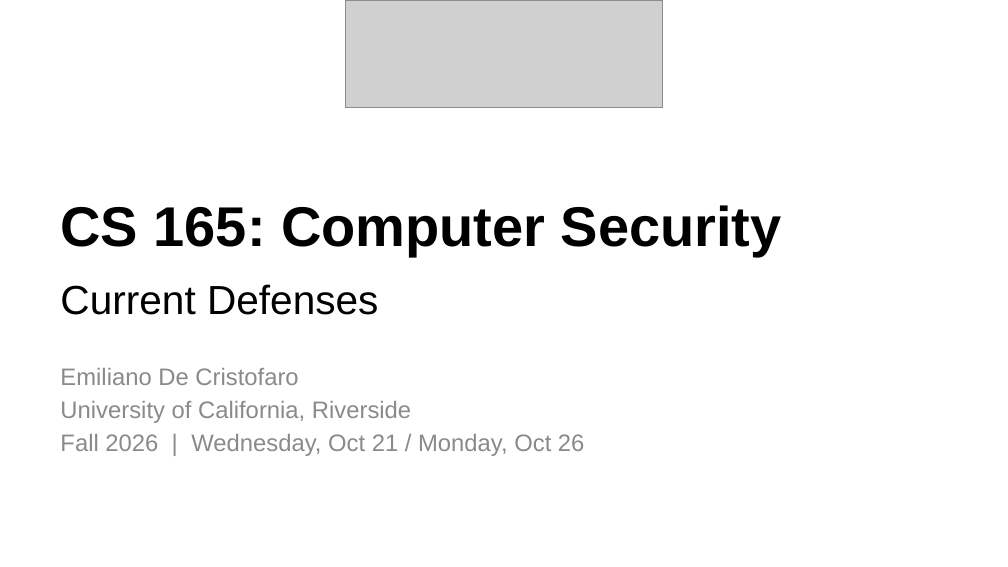
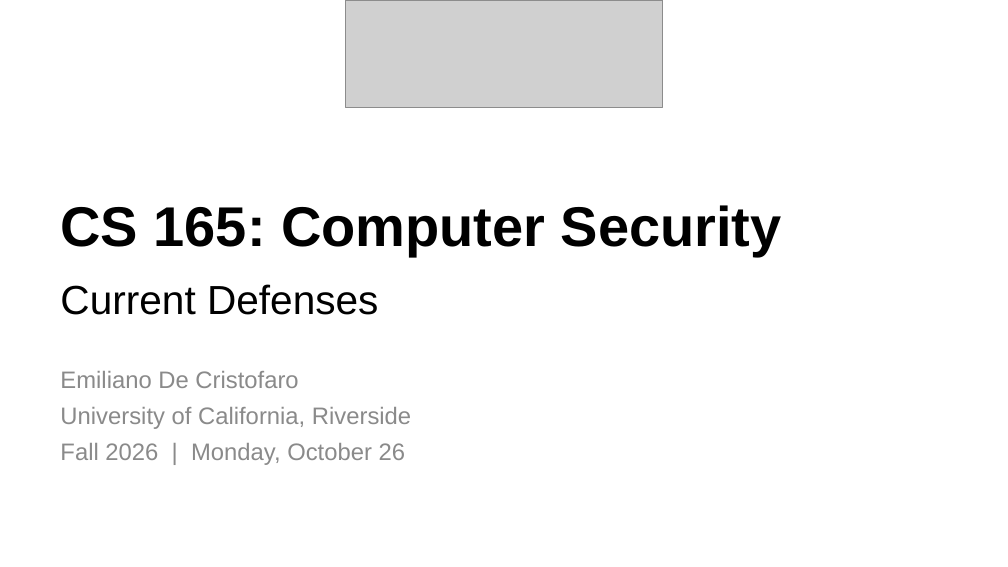
Before and after one commit to Sizvy/CS165_F26_labs, a slide deck: slide 1 of edc_slides/09_current_defenses.pptx. Drawn at 1008x567 pixels with LibreOffice and Linux fonts; fonts in the diff are those of the drawing; grey boxes stand for pictures. Boxes give left, top, right and bottom in pixels: in the first picture for what was removed or moved away, otherwise in the second. Text is boxed around its words. In the diff, an @@ line names an element or a change of style, - is before the commit and + after.

```diff
--- a/edc_slides/09_current_defenses.pptx
+++ b/edc_slides/09_current_defenses.pptx
@@ text at (60, 371, 411, 429): line spacing 1.15 to 1.25 @@
@@ text at (60, 443, 405, 465): text changed @@
-Fall 2026 | Wednesday, Oct 21 / Monday, Oct 26
+Fall 2026 | Monday, October 26
```
Also in this commit, not shown: 4 other slides changed, 12 slides added, 12 slides removed.
